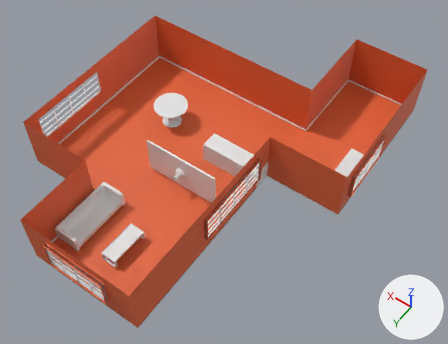
Before and after pictures for a commit that changed the Blender file interior.blend.
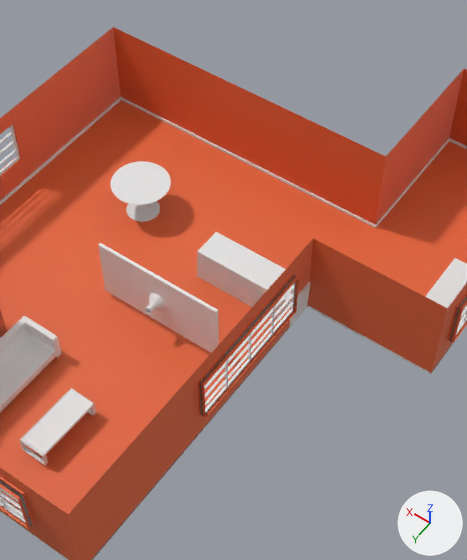
There are two pictures of each version: one whole from a 50 mm lens placed at (-12.33, 13.75, 24.73), pointed at (-1.34, -1.64, 0.55), one close up on the part from 20% to 80% of the width and 0% to 94% of the height. Arrows for +X, +Y and +Z are at lower right; the lights stay in place.

Names of what the first close-up shows: 'Comoda', 'Cube.001', 'Isla', 'Mesa de comedor', 'Sofa', 'VENTANAS', 'mesa pequeña', 'planta', 'zocalo'.
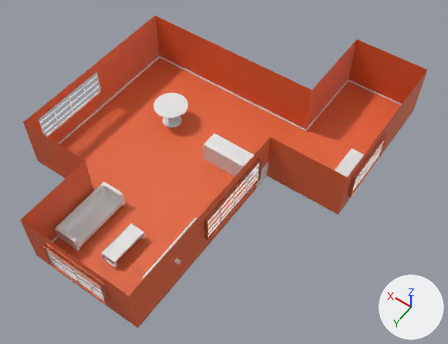
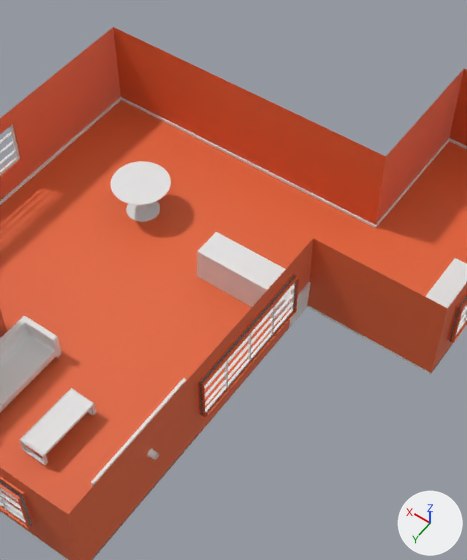
The change, as a list of edits to the scene's bpy script:
```text
Change ob_cube_001:
    ob_cube_001.location: (0.0, 0.0, 1.24) -> (-2.77, 4.14, 1.75)
    ob_cube_001.rotation_euler: (0.0, 0.0, 0.0) -> (0.00677, 0.0, 1.571)  # degrees (0, 0, 0) -> degrees (0.4, 0, 90)
    ob_cube_001.scale: (2.0, 0.0484, 1.0) -> (1.76, 0.0426, 0.882)
```

Where the change shows, as pixel boxes [x1, y1, x2, y2] in the close-ups (467 x 560 px):
'Cube.001', moved, turned, rescaled
    before: [98, 243, 219, 353]
    after: [91, 378, 187, 487]
